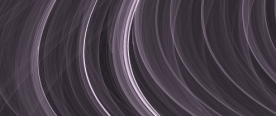
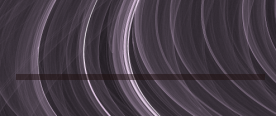
Two versions of the same layered image (w=276, h=116). Layer-by-layer changes:
added layer "Position bar" above "Button outline" over [16, 74, 265, 80]
